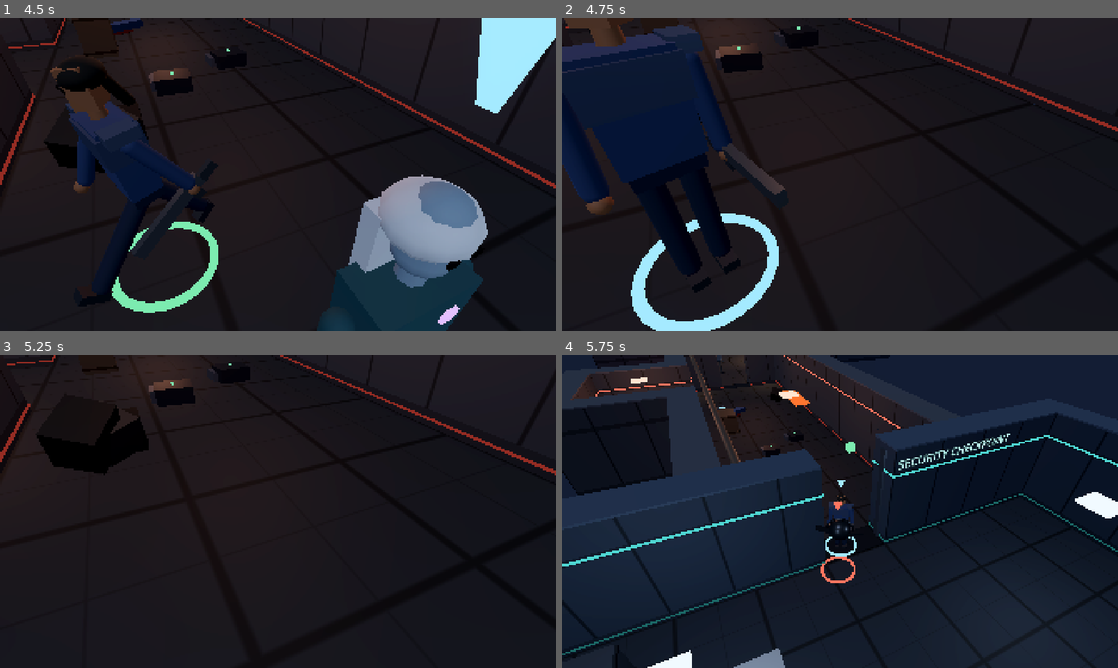
Above: before the commit, frames 1-4 (two rows, left to right).
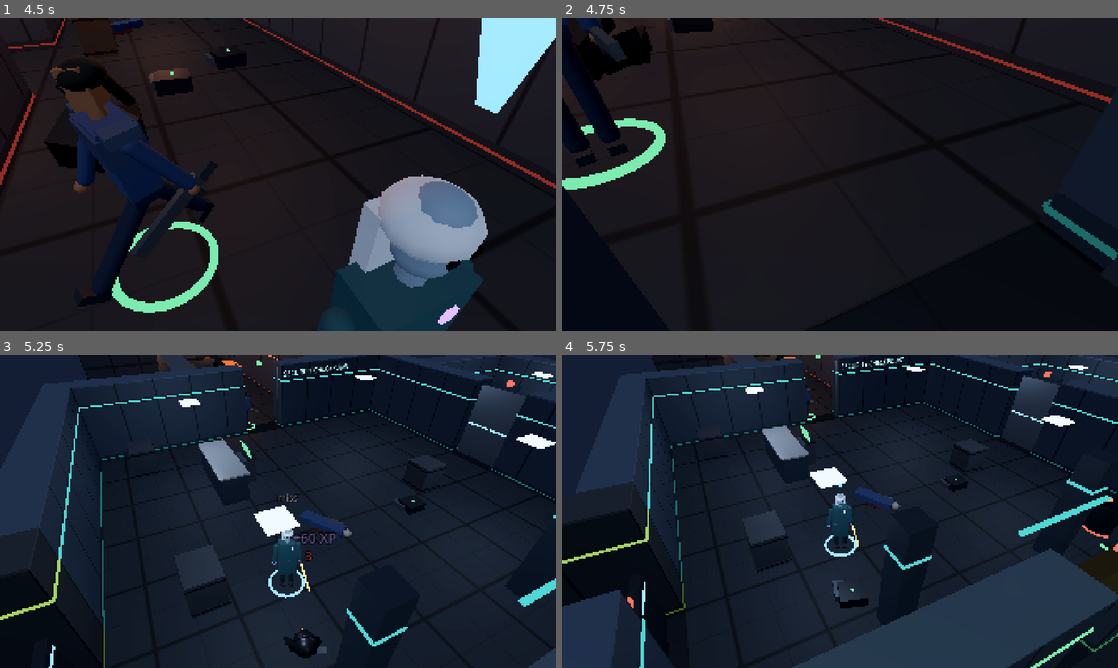
Above: after the commit, the same moments.

Repository: crodeheaver/knights-of-the-space-age
Game: Godot game, scene res://tools/godot/gen_dev_stages.tscn
The game is run twice, just before and just after one commit, with the same random seed, the same clock (stepped at 60 frames per second) and the same inputs. This scene is started directly instead of the project's main scene.
Inputs (mouse positions are in pixels of both pictures, inside the frame that each line leads up to):
- Up to frame 1 (4.5 s): tap Enter at 0.5 s; move the mouse to (400, 158) at 0.52 s; hold D (move_right) 0.53-1.25 s; hold F (attack_target) 0.53-1.25 s; click (400, 158) at 0.67 s; drag from (166, 190) to (250, 237) at 1.27 s; move the mouse to (333, 105) at 2.02 s; hold D (move_right) 2.03-2.75 s; hold Q (camera_left) 2.03-2.75 s; tap F (attack_target) at 2.3, 3.8 s; drag from (250, 237) to (111, 127) at 2.77 s; move the mouse to (444, 221) at 3.52 s; hold A (move_left) 3.53-4.25 s; hold Backspace (clear_queue) 3.53-4.25 s; tap Space (pause) at 4.15 s; drag from (111, 127) to (194, 96) at 4.27 s
- Up to frame 2 (4.75 s): no input
- Up to frame 3 (5.25 s): move the mouse to (305, 511) at 5.02 s; hold S (move_back) from 5.03 s (still down); hold E (interact) from 5.03 s (still down); click (305, 511) at 5.17 s
- Up to frame 4 (5.75 s): keep holding S (move_back); keep holding E (interact); tap F (attack_target) at 5.3 s

Frame 1 is identical in both runs. In frame 2, 16% of the frame differs, in the area x 0-100%, y 0-100%; in frame 3, 31%; in frame 4, 41%.

Commit message:
Let a queued choice replace an approaching auto attack; bot overrides auto attacks
A player action queued while the automatic basic attack is still closing on
its target now drops it at once, instead of waiting for the swing. The
playthrough bot treats a queue holding only automatic attacks as idle, so it
picks its tactical action at combat start like a player would.

Co-Authored-By: Claude Opus 5.5 <noreply@anthropic.com>
Claude-Session: https://claude.ai/code/session_01XvwfQnmKs4GQ4YGpzWKui5

Diff:
--- a/scripts/world/world.gd
+++ b/scripts/world/world.gd
@@ -1414,8 +1414,13 @@
 		return reason
 	var act := action.duplicate()
 	act["manual"] = true
-	# The player's own choice replaces any automatic basic attack.
+	# The player's own choice replaces any automatic basic attack, including one
+	# still closing on its target (an action is current only until it executes).
 	a.queue.remove_auto()
+	if bool(a.current.get("auto", false)):
+		a.current = {}
+		if not a.manual_move:
+			a.stop()
 	a.queue.push(act)
 	if a.stealth and String(act["type"]) in ["attack", "feat", "power", "item"]:
 		pass  # stealth breaks when the action executes
--- a/tests/playthrough_bot.gd
+++ b/tests/playthrough_bot.gd
@@ -262,7 +262,7 @@
 			a = lead()
 		var low := float(a.sheet.hp) / float(maxi(1, a.sheet.max_hp())) < 0.4
 		# Revive a downed ally first, as a player would.
-		if a.queue.is_empty() and a.current.is_empty():
+		if _idle(a):
 			for p in world.party_actors():
 				var pa: Actor = p
 				if pa != a and pa.sheet.is_downed() and not pa.sheet.dead:
@@ -270,7 +270,7 @@
 					if Game.state.inventory.count(rv) > 0:
 						world.queue_action(a, {"type": "item", "id": rv, "target": pa.uid})
 						break
-		if low and a.queue.is_empty() and a.current.is_empty():
+		if low and _idle(a):
 			var heal := "repair_kit" if a.sheet.kind == "machine" else "medpac"
 			if Game.state.inventory.count("trauma_pack") > 0 and a.sheet.kind == "organic":
 				heal = "trauma_pack"
@@ -280,7 +280,7 @@
 			var h := world.nearest_hostile(a)
 			if h != null:
 				world.cmd_target(a, h.uid)
-		if a.queue.is_empty() and a.current.is_empty() and world.valid_hostile_target(a, a.target_uid):
+		if _idle(a) and world.valid_hostile_target(a, a.target_uid):
 			# The controlled character plays like a sensible player: the same
 			# tactical brain companions use (heals, revives, powers, grenades,
 			# feats), falling back to a basic attack.
@@ -301,6 +301,17 @@
 	await rest()
 	level_ups()
 	return true
+
+
+## True when the character has nothing chosen by the player: an empty queue, or
+## only the basic attack the game queued on its own. The bot plays like a player
+## who picks actions, so its choice replaces the automatic one.
+func _idle(a: Actor) -> bool:
+	for q in a.queue.items:
+		var qd: Dictionary = q
+		if not bool(qd.get("auto_queued", false)):
+			return false
+	return a.current.is_empty() or bool(a.current.get("auto", false))
 
 
 ## Rests once the area is clear, as a player would between fights.
--- a/tests/test_world.gd
+++ b/tests/test_world.gd
@@ -346,6 +346,14 @@
 	assert_eq(w.queue_action(p, {"type": "feat", "id": feats[0], "target": p.target_uid}), "")
 	assert_eq(p.queue.size(), 1, "the automatic attack was replaced, not pushed back")
 	assert_eq(String(p.queue.front()["type"]), "feat")
+	# An automatic attack already walking to its target gives way at once too.
+	p.queue.clear()
+	assert_true(w.auto_queue_attack(p))
+	p.current = p.queue.pop_front()
+	assert_true(bool(p.current.get("auto", false)))
+	assert_eq(w.queue_action(p, {"type": "feat", "id": feats[0], "target": p.target_uid}), "")
+	assert_true(p.current.is_empty(), "the approaching automatic attack was dropped")
+	assert_eq(String(p.queue.front()["type"]), "feat")
 	# Re-selecting a target moves a pending automatic attack with it.
 	p.queue.clear()
 	assert_true(w.auto_queue_attack(p))
Not shown, changed: docs/ARCHITECTURE.md
Not shown, changed: docs/COVERAGE.md
